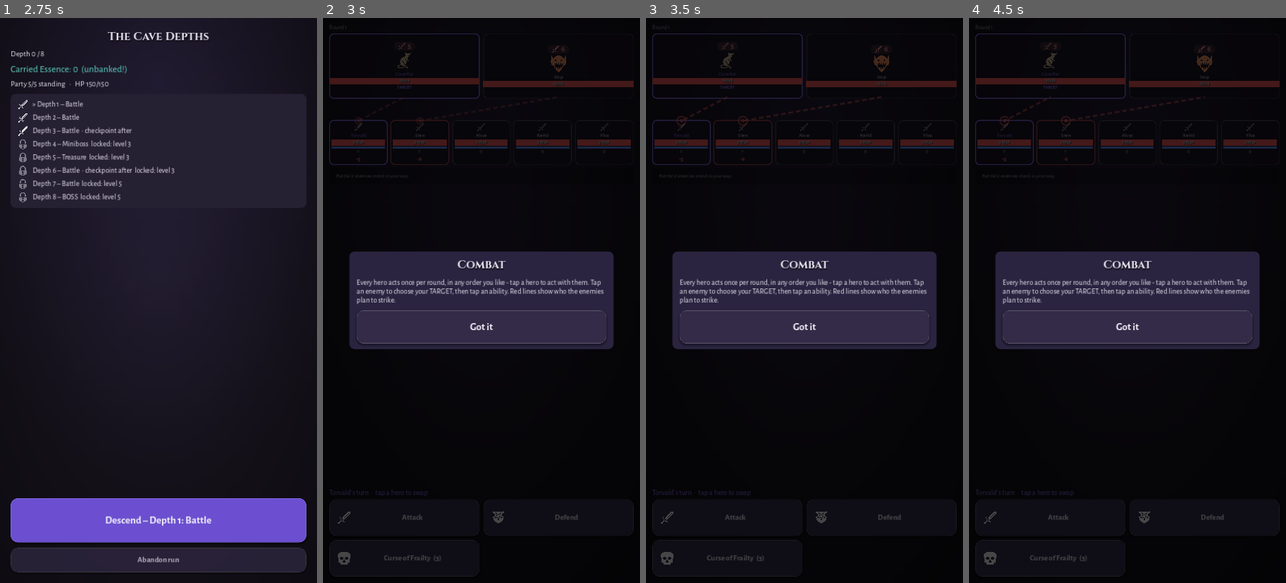
Above: before the commit, frames 1-4 (left to right).
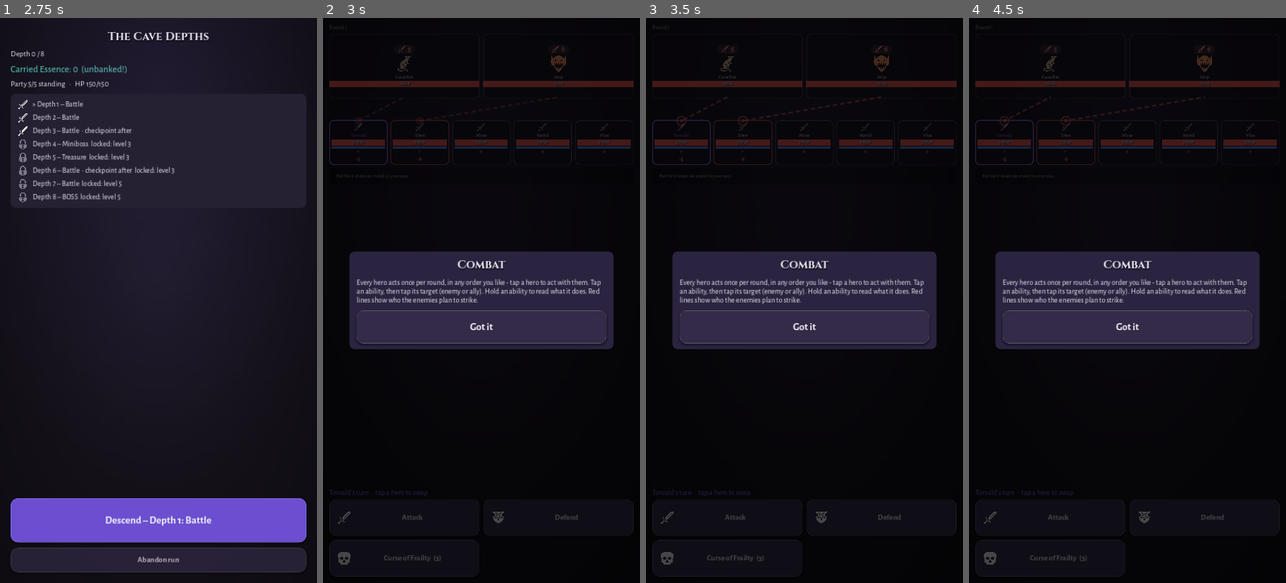
Above: after the commit, the same moments.

Repository: DrDev1337/Dreamapp
Game: Godot game, scene res://scenes/main.tscn
The game is run twice, just before and just after one commit, with the same random seed, the same clock (stepped at 60 frames per second) and the same inputs.
Inputs (mouse positions are in pixels of both pictures, inside the frame that each line leads up to):
- Up to frame 1 (2.75 s): click "+ New party" at 0.5 s; click "Begin the descent" at 1.25 s; click "START RUN – The Cave Depths" at 2 s
- Up to frame 2 (3 s): click "Descend – Depth 1: Battle" at 2.75 s
- Up to frame 3 (3.5 s): no input
- Up to frame 4 (4.5 s): click (1051, 68) at 3.52 s; click (1203, 68) at 4.27 s

Frame 1 is identical in both runs. In frame 2, 1.4% of the frame differs, in the area x 2-89%, y 2-51%; in frame 3, 1.4%; in frame 4, 1.4%.

Commit message:
Invert targeting: pick the ability first, then tap the target
New combat flow requested from playtesting: tap an ability to arm it,
then tap the target. This removes accidental enemy taps (including
during long-press) and unlocks ally-targeted play:

- Armed ability highlights in accent; valid targets get frames (accent
  on enemies, green on allies/downed); the turn label prompts "X: tap
  an enemy / a hero"; tapping the ability again cancels
- Instant abilities (AoE, self-buffs, taunt, defend) still fire on a
  single tap; the pre-selected TARGET marker is gone
- Single-target heals, shields and revive are now manually aimed:
  player_action's target_index picks the ally (revive picks who to
  raise); -1 keeps the auto-target fallback so the simulator AI is
  unchanged
- Tests cover aimed mend (chosen ally healed, auto-target untouched)
  and aimed revive (chosen hero raised, others stay down)

Co-Authored-By: Claude Fable 5 <noreply@anthropic.com>
Claude-Session: https://claude.ai/code/session_019aKYy591HB2eGFWw2i1t2D

Diff:
--- a/src/core/combat.gd
+++ b/src/core/combat.gd
@@ -227,13 +227,13 @@
 func _execute_hero_ability(hero: Dictionary, ability: Dictionary, target_index: int) -> void:
 	match String(ability["kind"]):
 		"heal":
-			_do_heal(hero, ability)
+			_do_heal(hero, ability, target_index)
 		"revive":
-			_do_revive(hero, ability)
+			_do_revive(hero, ability, target_index)
 		"taunt":
 			_do_taunt(hero, ability)
 		"buff":
-			_do_buff(hero, ability)
+			_do_buff(hero, ability, target_index)
 		"defend":
 			_do_defend(hero)
 		_:
@@ -287,16 +287,17 @@
 	return damage
 
 
-## Heal går automatiskt till mest skadad levande hjälte (party_design.md).
-func _do_heal(hero: Dictionary, ability: Dictionary) -> void:
+## Heal: spelaren kan peka ut en allierad (target_index); annars går
+## den automatiskt till mest skadad levande hjälte (fallback för AI).
+func _do_heal(hero: Dictionary, ability: Dictionary, target_index := -1) -> void:
 	var amount := maxi(1, int(float(ability["power"]) * float(hero["magic"])))
 	var targets: Array = []
 	if String(ability["target"]) == "all_allies":
 		targets = living_heroes()
 	else:
-		var most_wounded := _most_wounded_hero()
-		if most_wounded >= 0:
-			targets = [most_wounded]
+		var chosen := target_index if target_index in living_heroes() else _most_wounded_hero()
+		if chosen >= 0:
+			targets = [chosen]
 	for i in targets:
 		var ally: Dictionary = heroes[i]
 		var healed: int = mini(int(ally["max_hp"]), int(ally["hp"]) + amount) - int(ally["hp"])
@@ -304,11 +305,12 @@
 		log.append("%s heals %s for %d HP." % [hero["name"], ally["name"], healed])
 
 
-func _do_revive(hero: Dictionary, ability: Dictionary) -> void:
+func _do_revive(hero: Dictionary, ability: Dictionary, target_index := -1) -> void:
 	var downed := downed_heroes()
 	if downed.is_empty():
 		return
-	var ally: Dictionary = heroes[downed[0]]
+	var chosen: int = target_index if target_index in downed else downed[0]
+	var ally: Dictionary = heroes[chosen]
 	ally["hp"] = maxi(1, int(float(ally["max_hp"]) * float(ability["power"])))
 	ally["statuses"] = []
 	log.append("%s resurrects %s!" % [hero["name"], ally["name"]])
@@ -332,7 +334,7 @@
 	log.append("%s braces and focuses (+%d mana)." % [hero["name"], Balance.DEFEND_MANA_BONUS])
 
 
-func _do_buff(hero: Dictionary, ability: Dictionary) -> void:
+func _do_buff(hero: Dictionary, ability: Dictionary, target_index := -1) -> void:
 	# Bard-mönstret: sånger buffar hela partyt.
 	if String(ability["target"]) == "all_allies":
 		for i in living_heroes():
@@ -341,9 +343,9 @@
 		return
 	var target := hero
 	if String(ability["target"]) == "ally":
-		var most_wounded := _most_wounded_hero()
-		if most_wounded >= 0:
-			target = heroes[most_wounded]
+		var chosen := target_index if target_index in living_heroes() else _most_wounded_hero()
+		if chosen >= 0:
+			target = heroes[chosen]
 	target["statuses"].append(ability["status"].duplicate())
 	log.append("%s uses %s on %s." % [hero["name"], ability["name"], target["name"]])
 
--- a/src/ui/combat_screen.gd
+++ b/src/ui/combat_screen.gd
@@ -12,7 +12,11 @@
 const CARD_BORDER_IDLE := Color(1, 1, 1, 0.08)
 const COLOR_THREAT := Color("ff6b6b")
 
-var selected_target := 0
+# Targeting-flöde: tryck på förmågan FÖRST (armed_ability), sedan på
+# målet – fiende eller allierad beroende på förmågan. Tryck på samma
+# förmåga igen för att avbryta. Direktförmågor (AoE, self, defend)
+# utförs omedelbart.
+var armed_ability := ""
 var victory_rewards := {}
 # Cachad motor-referens: Game.run.combat nollas av on_combat_victory().
 var engine: CombatEngine = null
@@ -97,9 +101,9 @@
 		Game.mark_tutorial_seen("combat_intro")
 		var hint := (
 			"Every hero acts once per round, in any order you like - "
-			+ "tap a hero to act with them. Tap an enemy to choose your "
-			+ "TARGET, then tap an ability. Red lines show who the "
-			+ "enemies plan to strike."
+			+ "tap a hero to act with them. Tap an ability, then tap its "
+			+ "target (enemy or ally). Hold an ability to read what it "
+			+ "does. Red lines show who the enemies plan to strike."
 		)
 		UIKit.popup(self, "Combat", hint)
 
@@ -233,20 +237,8 @@
 	info_label.horizontal_alignment = HORIZONTAL_ALIGNMENT_CENTER
 	info_label.add_theme_color_override("font_color", Color(1, 1, 1, 0.7))
 	box.add_child(info_label)
-	var target_strip := Label.new()
-	target_strip.text = "TARGET"
-	target_strip.horizontal_alignment = HORIZONTAL_ALIGNMENT_CENTER
-	target_strip.add_theme_font_override("font", UIKit.FONT_BOLD)
-	target_strip.add_theme_font_size_override("font_size", 10)
-	target_strip.add_theme_color_override("font_color", UIKit.COLOR_ACCENT)
-	target_strip.mouse_filter = Control.MOUSE_FILTER_IGNORE
-	box.add_child(target_strip)
 	button.add_child(box)
-	button.pressed.connect(
-		func():
-			selected_target = index
-			_refresh(false)
-	)
+	button.pressed.connect(func(): _on_enemy_tapped(index))
 	return {
 		"button": button,
 		"name_label": name_label,
@@ -257,7 +249,6 @@
 		"intent_panel": intent_panel,
 		"intent_icon": intent_icon,
 		"intent_label": intent_label,
-		"target_strip": target_strip,
 	}
 
 
@@ -331,7 +322,7 @@
 		button.add_theme_color_override("icon_normal_color", Color(1, 1, 1, 0.9))
 		button.add_theme_color_override("icon_disabled_color", Color(1, 1, 1, 0.3))
 		button.add_theme_font_size_override("font_size", 18)
-		button.pressed.connect(func(): _use_ability(id))
+		button.pressed.connect(func(): _on_ability_pressed(id))
 		button.button_down.connect(func(): _start_press(id))
 		button.button_up.connect(func(): press_timer.stop())
 		ability_buttons[id] = button
@@ -391,9 +382,13 @@
 
 ## Uppdaterar hela vyn mot motorns tillstånd. animate=true tweenar bars.
 func _refresh(animate: bool) -> void:
-	var alive := engine.living_enemies()
-	if selected_target not in alive and not alive.is_empty():
-		selected_target = alive[0]
+	# Armerad förmåga: giltiga mål highlightas tills spelaren valt.
+	var armed := Abilities.get_ability(armed_ability) if armed_ability != "" else {}
+	var mode := _target_mode(armed)
+	if armed_ability != "" and (engine.active_hero < 0 or engine.is_over()):
+		armed_ability = ""
+		armed = {}
+		mode = ""
 
 	order_label.text = "Round %d" % engine.round_number
 
@@ -404,19 +399,18 @@
 		var widget: Dictionary = enemy_widgets[i]
 		var dead: bool = enemy["hp"] <= 0
 		var button: Button = widget["button"]
-		var selected: bool = i == selected_target and not dead
+		var targetable: bool = mode == "enemy" and not dead and not engine.is_over()
 		button.disabled = dead
 		button.modulate = Color(1, 1, 1, 0.3) if dead else Color.WHITE
-		var border := UIKit.COLOR_ACCENT if selected else CARD_BORDER_IDLE
+		var border := UIKit.COLOR_ACCENT if targetable else CARD_BORDER_IDLE
 		for state in ["normal", "hover", "pressed", "disabled"]:
 			button.add_theme_stylebox_override(state, _card_style(border))
-		widget["target_strip"].visible = selected and not engine.is_over()
 		var phase_mark := (
 			"  [PHASE 2]" if enemy.get("is_boss", false) and int(enemy.get("phase", 1)) == 2 else ""
 		)
 		widget["name_label"].text = "%s%s" % [enemy["name"], phase_mark]
 		widget["name_label"].add_theme_color_override(
-			"font_color", UIKit.COLOR_ACCENT if selected else Color("e8e4f0")
+			"font_color", UIKit.COLOR_ACCENT if targetable else Color("e8e4f0")
 		)
 		_set_bar(widget["hp_bar"], int(enemy["hp"]), int(enemy["max_hp"]), animate)
 		widget["hp_text"].text = "%d/%d" % [int(enemy["hp"]), int(enemy["max_hp"])]
@@ -461,8 +455,13 @@
 		elif acted:
 			tint = Color(1, 1, 1, 0.55)
 		widget["panel"].modulate = tint
+		var ally_targetable: bool = (
+			not engine.is_over() and ((mode == "ally" and not down) or (mode == "downed" and down))
+		)
 		var border: Color = CARD_BORDER_IDLE
-		if is_active and not engine.is_over():
+		if ally_targetable:
+			border = Color("6fdb8f")
+		elif is_active and not engine.is_over():
 			border = UIKit.COLOR_ACCENT
 		elif threat > 0 and not down and not engine.is_over():
 			border = Color(COLOR_THREAT.r, COLOR_THREAT.g, COLOR_THREAT.b, 0.55)
@@ -490,7 +489,14 @@
 
 	var active := engine.active_hero
 	if active >= 0 and not engine.is_over():
-		turn_label.text = "%s's turn  ·  tap a hero to swap" % engine.heroes[active]["name"]
+		if mode == "enemy":
+			turn_label.text = "%s: tap an enemy  ·  tap again to cancel" % armed["name"]
+		elif mode == "ally":
+			turn_label.text = "%s: tap a hero  ·  tap again to cancel" % armed["name"]
+		elif mode == "downed":
+			turn_label.text = "%s: tap a fallen hero" % armed["name"]
+		else:
+			turn_label.text = "%s's turn  ·  tap a hero to swap" % engine.heroes[active]["name"]
 	else:
 		turn_label.text = ""
 
@@ -517,6 +523,9 @@
 		if cooldown > 0:
 			text += "\nrecharge: %d turns" % cooldown
 		button.text = text
+		button.add_theme_color_override(
+			"font_color", UIKit.COLOR_ACCENT if id == armed_ability else Color("e8e4f0")
+		)
 		var unusable := (
 			cooldown > 0
 			or int(hero["mana"]) < int(ability["mana_cost"])
@@ -548,20 +557,71 @@
 		bar.value = value
 
 
-func _select_hero(index: int) -> void:
-	if engine != null and engine.select_actor(index):
-		_refresh(false)
-
-
-func _use_ability(ability_id: String) -> void:
+## Vilken sorts mål en förmåga behöver väljas åt: "" = ingen (utförs
+## direkt), "enemy", "ally" (levande) eller "downed" (fallen, revive).
+func _target_mode(ability: Dictionary) -> String:
+	if ability.is_empty():
+		return ""
+	var kind := String(ability["kind"])
+	if kind == "revive":
+		return "downed"
+	if kind in ["physical", "magic"] and String(ability["target"]) == "enemy":
+		return "enemy"
+	if kind in ["heal", "buff"] and String(ability["target"]) == "ally":
+		return "ally"
+	return ""
+
+
+## Tryck på förmåga: armera målval, avbryt, eller utför direkt.
+func _on_ability_pressed(ability_id: String) -> void:
 	# Släpp efter long-press = tooltipen visades, använd inte förmågan.
 	if _long_press_fired:
 		_long_press_fired = false
 		return
+	if armed_ability == ability_id:
+		armed_ability = ""
+		_refresh(false)
+		return
+	if _target_mode(Abilities.get_ability(ability_id)) == "":
+		armed_ability = ""
+		_execute_ability(ability_id, -1)
+	else:
+		armed_ability = ability_id
+		_refresh(false)
+
+
+func _on_enemy_tapped(index: int) -> void:
+	if armed_ability == "" or _target_mode(Abilities.get_ability(armed_ability)) != "enemy":
+		return
+	if int(engine.enemies[index]["hp"]) <= 0:
+		return
+	var ability_id := armed_ability
+	armed_ability = ""
+	_execute_ability(ability_id, index)
+
+
+func _select_hero(index: int) -> void:
+	if engine == null:
+		return
+	# Armerad ally-förmåga: hjältetryck = välj mottagare.
+	var mode := _target_mode(Abilities.get_ability(armed_ability)) if armed_ability != "" else ""
+	if mode == "ally" or mode == "downed":
+		var down: bool = int(engine.heroes[index]["hp"]) <= 0
+		if (mode == "ally" and not down) or (mode == "downed" and down):
+			var ability_id := armed_ability
+			armed_ability = ""
+			_execute_ability(ability_id, index)
+		return
+	if engine.select_actor(index):
+		armed_ability = ""
+		_refresh(false)
+
+
+func _execute_ability(ability_id: String, target: int) -> void:
 	var hero_hp_before: Array = engine.heroes.map(func(h): return int(h["hp"]))
 	var enemy_hp_before: Array = engine.enemies.map(func(e): return int(e["hp"]))
 	var enemy_acted_before: Array = engine.enemies.map(func(e): return e.get("acted", false))
-	if not engine.player_action(ability_id, selected_target):
+	if not engine.player_action(ability_id, target):
 		return
 	Game.save_game()  # autosave efter varje handling (US-11.2)
 
--- a/tests/run_tests.gd
+++ b/tests/run_tests.gd
@@ -313,16 +313,36 @@
 				buffed += 1
 	check(buffed == Balance.PARTY_SIZE, "inspire buffar hela partyt")
 
-	# Revive: nekas utan fallen hjälte, väcker annars den första fallna.
+	# Manuell ally-targeting: spelaren pekar ut mottagaren (targeting-
+	# flödet "förmåga först, mål sen"); -1 = auto-fallback för AI.
+	var aim_heroes := _make_party_combat()
+	aim_heroes[2]["ability_ids"] = ["basic_attack", "mend"]
+	var aim_engine := CombatEngine.new()
+	aim_engine.setup(aim_heroes, [Enemies.spawn("stone_golem", 1)], 18)
+	aim_engine.heroes[0]["hp"] = 10
+	aim_engine.heroes[1]["hp"] = 20
+	for i in 2:
+		aim_engine.advance_until_player_turn()
+		aim_engine.player_action("basic_attack", 0)
+	aim_engine.advance_until_player_turn()
+	aim_engine.player_action("mend", 1)
+	check(
+		int(aim_engine.heroes[1]["hp"]) == 30, "mend kan riktas mot vald allierad (klampas vid max)"
+	)
+	check(int(aim_engine.heroes[0]["hp"]) == 10, "auto-målet (mest skadad) rörs inte då")
+
+	# Revive: nekas utan fallen hjälte; spelaren kan välja vem som väcks.
 	var revive_heroes := _make_party_combat()
 	revive_heroes[0]["ability_ids"] = ["basic_attack", "resurrect"]
 	var revive_engine := CombatEngine.new()
 	revive_engine.setup(revive_heroes, [Enemies.spawn("stone_golem", 1)], 9)
 	revive_engine.advance_until_player_turn()
 	check(not revive_engine.player_action("resurrect", -1), "revive nekas utan fallen hjälte")
+	revive_engine.heroes[3]["hp"] = 0
 	revive_engine.heroes[4]["hp"] = 0
-	check(revive_engine.player_action("resurrect", -1), "revive tillåts med fallen hjälte")
-	check(int(revive_engine.heroes[4]["hp"]) == 15, "hjälten väcks på halv styrka")
+	check(revive_engine.player_action("resurrect", 4), "revive tillåts med fallen hjälte")
+	check(int(revive_engine.heroes[4]["hp"]) == 15, "VALD hjälte väcks på halv styrka")
+	check(int(revive_engine.heroes[3]["hp"]) == 0, "andra fallna förblir nere")
 
 
 func test_enemy_intents() -> void:
